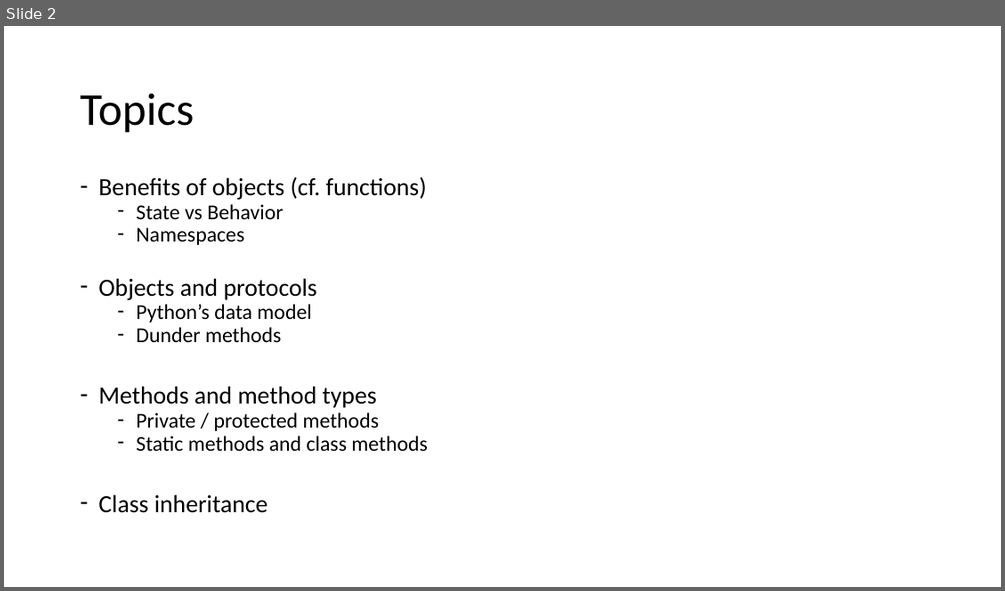
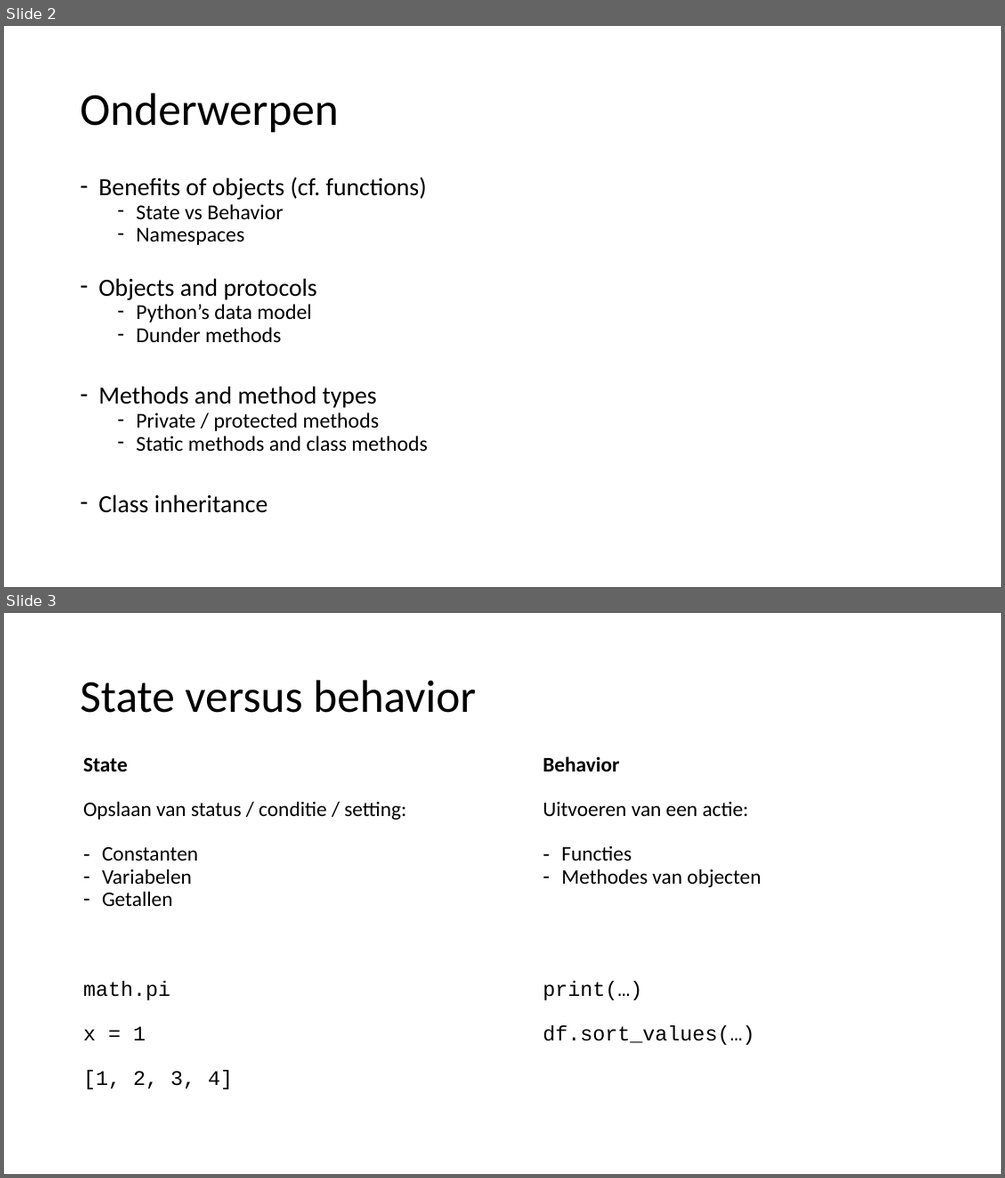
Before and after one commit to LFKoning/knowledge-sharing, a slide deck: objects/python_objects.pptx. Shown one above the other, each under a label of ours: slide 2 before the commit, slides 2 and 3 after it. The pictures are 1005x591 and 1005x1178 pixels, drawn with LibreOffice and Linux fonts; fonts in the diff are those of the drawing. Boxes give left, top, right and bottom in pixels: in the first picture for what was removed or moved away, otherwise in the second. Text is boxed around its words. In the diff, an @@ line names an element or a change of style, - is before the commit and + after.

```diff
--- a/objects/python_objects.pptx
+++ b/objects/python_objects.pptx
@@ slide 3 added at box(4, 613, 1001, 1174), background #FFFFFF @@
@@ title added at box(80, 680, 476, 713), 44 pt, text #000000 @@
+State versus behavior
@@ text added at box(83, 757, 406, 1089), 20 pt, text #000000 @@
+State
+Opslaan van status / conditie / setting:
+– Constanten
+– Variabelen
+– Getallen
+math.pi
+x = 1
+[1, 2, 3, 4]
@@ text added at box(542, 756, 760, 1045), 20 pt, text #000000 @@
+Behavior
+Uitvoeren van een actie:
+– Functies
+– Methodes van objecten
+print(…)
+df.sort_values(…)
@@ slide 2 changed as well @@
@@ title at box(80, 93, 339, 133): text changed @@
-Topics
+Onderwerpen
```
Also in this commit, not shown: 4 other slides changed, 6 other slides added, 3 slides removed, 7 other files.
